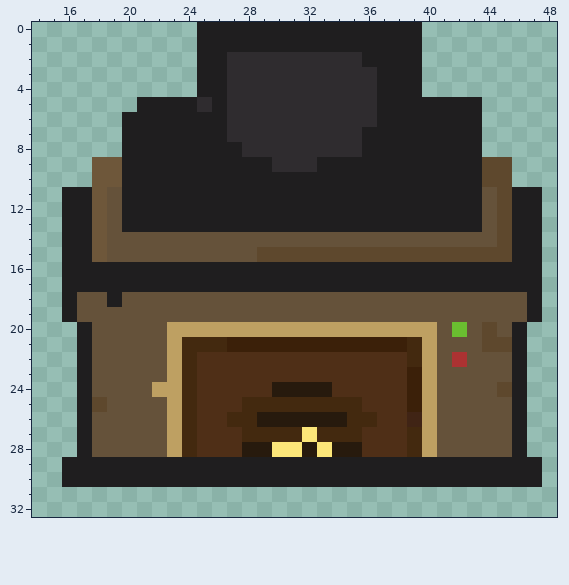
Pixel-art sprite: UnityProject/Assets/_Art/AnimElements/FireplaceEmpty2.png. Above is the file before it was changed.
The file is 55x46 pixels. Colours within 5 levels of each other are drawn and written as one. Shown: x 14..48, y 0..32.
The result:
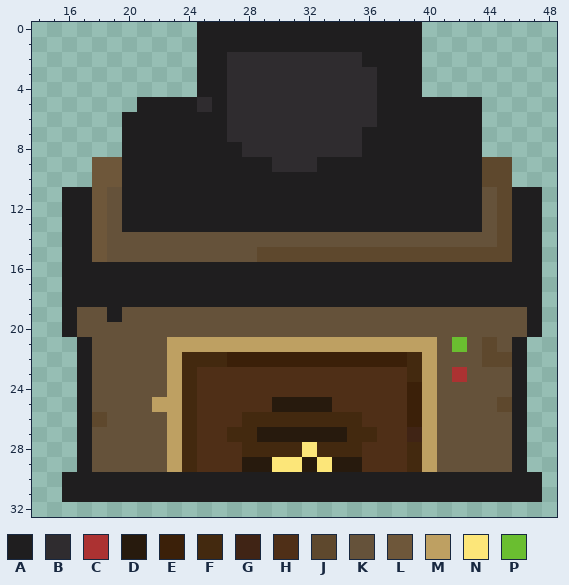
Palette (. is transparent): A #1f1e1f  B #2f2c2f  C #ac3232  D #271a0d  E #3b2009  F #43290f  G #402415  H #4f2f17  J #5e482d  K #65523a  L #6e573a  M #bea062  N #fce679  P #6abe30
Change:
@@ x 14..48 @@
 17 ..AAAAAAAAAAAAAAAAAAAAAAAAAAAAAAAA.
-18 ..AKKAKKKKKKKKKKKKKKKKKKKKKKKKKKKA.
-19 ..AKKKKKKKKKKKKKKKKKKKKKKKKKKKKKKA.
-20 ...AKKKKKMMMMMMMMMMMMMMMMMMKPKJKA..
-21 ...AKKKKKMFFFEEEEEEEEEEEEFMKKKJJA..
-22 ...AKKKKKMFHHHHHHHHHHHHHHFMKCKKKA..
-23 ...AKKKKKMFHHHHHHHHHHHHHHEMKKKKKA..
-24 ...AKKKKMMFHHHHHDDDDHHHHHEMKKKKJA..
-25 ...AJKKKKMFHHHFFFFFFFFHHHEMKKKKKA..
-26 ...AKKKKKMFHHFFDDDDDDFFHHGMKKKKKA..
-27 ...AKKKKKMFHHHFFFFNFFFHHHFMKKKKKA..
-28 ...AKKKKKMFHHHDDNNDNDDHHHFMKKKKKA..
-29 ..AAAAAAAAAAAAAAAAAAAAAAAAAAAAAAAA.
+18 ..AAAAAAAAAAAAAAAAAAAAAAAAAAAAAAAA.
+19 ..AKKAKKKKKKKKKKKKKKKKKKKKKKKKKKKA.
+20 ..AKKKKKKKKKKKKKKKKKKKKKKKKKKKKKKA.
+21 ...AKKKKKMMMMMMMMMMMMMMMMMMKPKJKA..
+22 ...AKKKKKMFFFEEEEEEEEEEEEFMKKKJJA..
+23 ...AKKKKKMFHHHHHHHHHHHHHHFMKCKKKA..
+24 ...AKKKKKMFHHHHHHHHHHHHHHEMKKKKKA..
+25 ...AKKKKMMFHHHHHDDDDHHHHHEMKKKKJA..
+26 ...AJKKKKMFHHHFFFFFFFFHHHEMKKKKKA..
+27 ...AKKKKKMFHHFFDDDDDDFFHHGMKKKKKA..
+28 ...AKKKKKMFHHHFFFFNFFFHHHFMKKKKKA..
+29 ...AKKKKKMFHHHDDNNDNDDHHHFMKKKKKA..
 30 ..AAAAAAAAAAAAAAAAAAAAAAAAAAAAAAAA.
-31 ...................................
+31 ..AAAAAAAAAAAAAAAAAAAAAAAAAAAAAAAA.
 32 ...................................
Changed places in both pictures, as pixel boxes (x1, y1, x2, y2):
changed: (62, 292, 542, 502)
